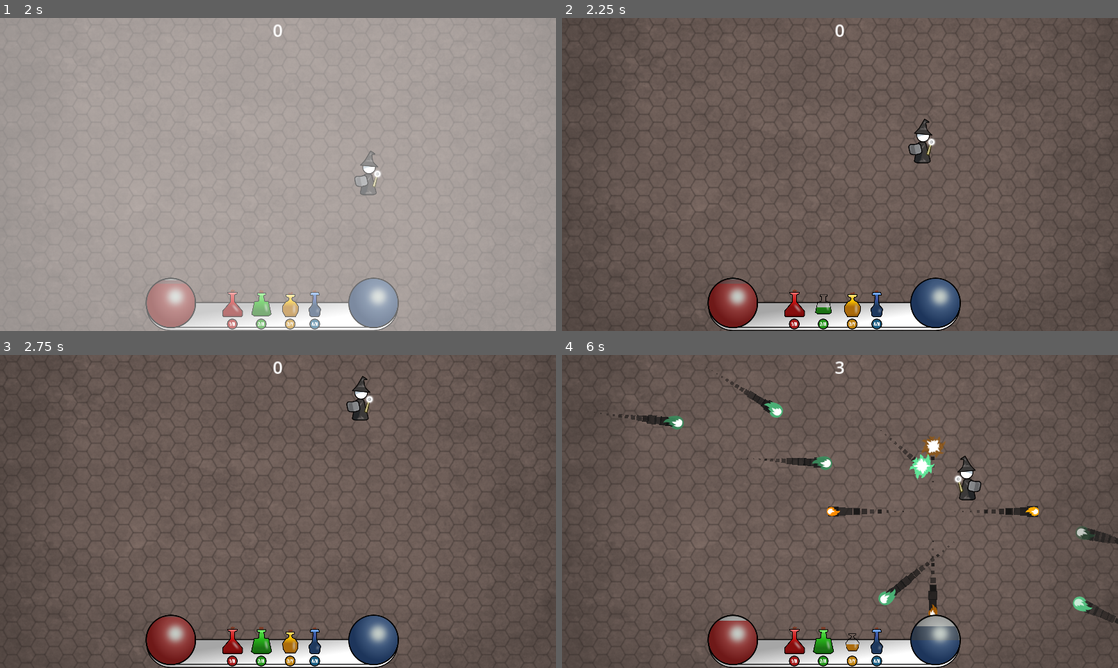
Above: before the commit, frames 1-4 (two rows, left to right).
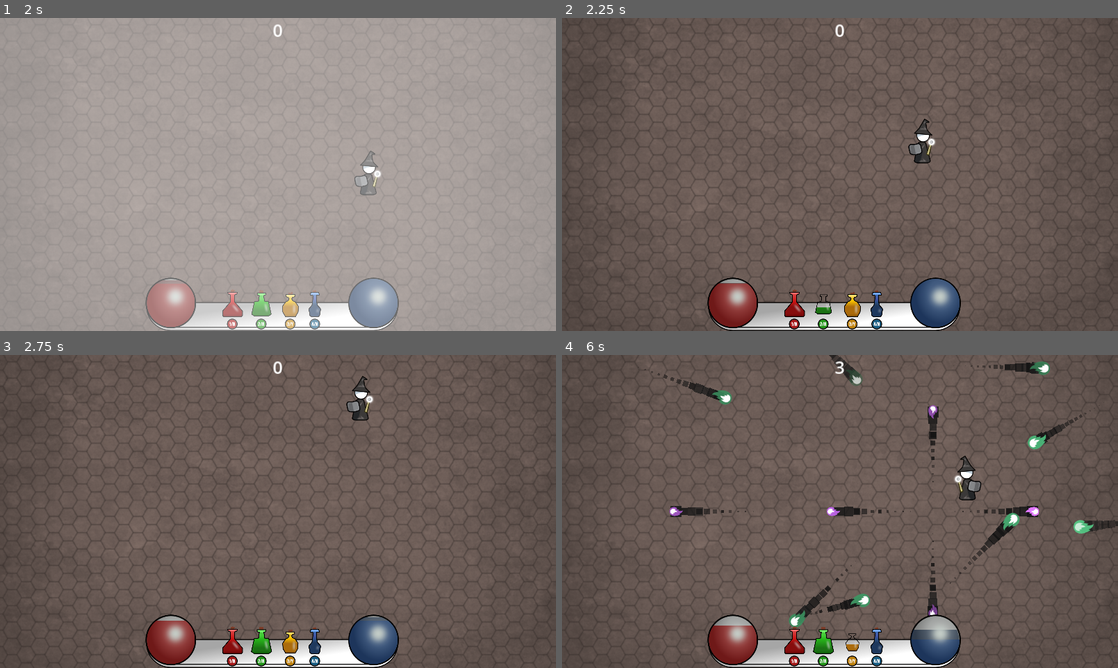
Above: after the commit, the same moments.

Repository: kurilluk/GDSJam23
Game: Godot game, scene res://assets/scenes/Main.tscn
The game is run twice, just before and just after one commit, with the same random seed, the same clock (stepped at 60 frames per second) and the same inputs. Sound files missing from this copy of the repository are replaced by a short silence.
Inputs:
- Up to frame 1 (2 s): click "Start" at 0.5 s; tap Enter at 1.25 s; hold D (Right) from 1.28 s (still down); tap 1 (Potion_1) at 1.35 s; tap 2 (Potion_2) at 1.55 s
- Up to frame 2 (2.25 s): release D (Right) at 2.03 s; hold S (Down) from 2.03 s (still down); tap 2 (Potion_2) at 2.1 s
- Up to frame 3 (2.75 s): keep holding S (Down); tap 3 (Potion_3) at 2.3 s
- Up to frame 4 (6 s): release S (Down) at 2.78 s; hold D (Right) 2.78-3.53 s; tap 3 (Potion_3) at 2.85, 5.3, 5.85 s; tap 4 (Potion_4) at 3.05, 3.6 s; hold W (Up) 3.53-4.28 s; tap 1 (Potion_1) at 3.8, 4.35 s; hold A (Left) 4.28-5.78 s; tap 2 (Potion_2) at 4.55, 5.1 s; hold S (Down) from 5.78 s (still down)

Frame 1 is identical in both runs. In frame 2, less than 0.1% of the frame differs, in the area x 28-33%, y 83-85%; in frame 3, less than 0.1%; in frame 4, 4.8%, in the area x 6-100%, y 0-92%.

Commit message:
randomized potion effects & player fireball colors change with layer

Diff:
--- a/examples/dodge_the_creeps/assets/scenes/Main.tscn
+++ b/examples/dodge_the_creeps/assets/scenes/Main.tscn
@@ -62,6 +62,7 @@
 [node name="Layer" parent="Layers" instance=ExtResource("7_23b4r")]
 background_color = Color(1, 1, 1, 1)
 enemy_main_color = Color(0.305882, 0.568627, 0.796078, 1)
+player_fireball_color = Color(0.811765, 0.482353, 0.0392157, 1)
 potion_effects_modification = {
 "Potion_1": 0,
 "Potion_2": 1,
@@ -72,6 +73,7 @@
 [node name="Layer_swap_x" parent="Layers" instance=ExtResource("7_23b4r")]
 background_color = Color(0.529412, 0.658824, 0.607843, 1)
 enemy_main_color = Color(0.741176, 0, 0.870588, 1)
+player_fireball_color = Color(0.415686, 0.686275, 0.309804, 1)
 input_modification = {
 "Down": Vector2(0, 1),
 "Left": Vector2(1, 0),
@@ -79,15 +81,16 @@
 "Up": Vector2(0, -1)
 }
 potion_effects_modification = {
-"Potion_1": 2,
-"Potion_2": 3,
-"Potion_3": 1,
-"Potion_4": 0
+"Potion_1": 0,
+"Potion_2": 1,
+"Potion_3": 3,
+"Potion_4": 2
 }
 
 [node name="Layer_swap_xy" parent="Layers" instance=ExtResource("7_23b4r")]
 background_color = Color(0.701961, 0.6, 0.560784, 1)
 enemy_main_color = Color(0.254902, 0.607843, 0.403922, 1)
+player_fireball_color = Color(0.729412, 0.384314, 0.882353, 1)
 input_modification = {
 "Down": Vector2(0, -1),
 "Left": Vector2(1, 0),
@@ -95,15 +98,16 @@
 "Up": Vector2(0, 1)
 }
 potion_effects_modification = {
-"Potion_1": 3,
-"Potion_2": 0,
-"Potion_3": 2,
-"Potion_4": 1
+"Potion_1": 0,
+"Potion_2": 1,
+"Potion_3": 3,
+"Potion_4": 2
 }
 
 [node name="Layer_swap_y" parent="Layers" instance=ExtResource("7_23b4r")]
 background_color = Color(0.682353, 0.568627, 0.788235, 1)
 enemy_main_color = Color(0.596078, 0.639216, 0.294118, 1)
+player_fireball_color = Color(0.380392, 0.505882, 0.894118, 1)
 input_modification = {
 "Down": Vector2(0, -1),
 "Left": Vector2(-1, 0),
@@ -111,10 +115,10 @@
 "Up": Vector2(0, 1)
 }
 potion_effects_modification = {
-"Potion_1": 1,
-"Potion_2": 3,
-"Potion_3": 2,
-"Potion_4": 0
+"Potion_1": 0,
+"Potion_2": 1,
+"Potion_3": 3,
+"Potion_4": 2
 }
 
 [node name="Timers" type="Node2D" parent="."]
@@ -127,9 +131,6 @@
 [node name="StartTimer" type="Timer" parent="Timers"]
 wait_time = 2.0
 one_shot = true
-
-[node name="LayerSwitchTimer" type="Timer" parent="Timers"]
-wait_time = 10.0
 
 [node name="CastMagickTimer" type="Timer" parent="Timers"]
 
@@ -144,7 +145,6 @@
 [connection signal="timeout" from="Timers/MobTimer" to="." method="_on_MobTimer_timeout"]
 [connection signal="timeout" from="Timers/ScoreTimer" to="." method="_on_ScoreTimer_timeout"]
 [connection signal="timeout" from="Timers/StartTimer" to="." method="_on_StartTimer_timeout"]
-[connection signal="timeout" from="Timers/LayerSwitchTimer" to="." method="_on_layer_switch_timer_timeout"]
 [connection signal="timeout" from="Timers/CastMagickTimer" to="Player" method="_on_cast_magick_timer_timeout"]
 
 [editable path="Player"]
--- a/examples/dodge_the_creeps/assets/scripts/HUD.gd
+++ b/examples/dodge_the_creeps/assets/scripts/HUD.gd
@@ -16,6 +16,13 @@
 
 var health_tween: Tween
 var mana_tween: Tween
+
+@export var potion_name_colors = {
+	"Potion_1" : Color.DARK_RED,
+	"Potion_2" : Color.SEA_GREEN,
+	"Potion_3" : Color.YELLOW,
+	"Potion_4" : Color.BLUE
+}
 
 func _ready():
 	hud_bars_hidden()
--- a/examples/dodge_the_creeps/assets/scripts/Layer.gd
+++ b/examples/dodge_the_creeps/assets/scripts/Layer.gd
@@ -4,6 +4,8 @@
 @export var background_color: Color
 @export var enemy_main_color: Color
 @export var enemy_off_color: Color
+@export var player_fireball_color: Color
+@export var player_accent_color: Color
 
 @export var input_modification = {
 	"Left": Vector2.LEFT,
@@ -24,6 +26,15 @@
 	"Potion_4": 3
 }
 
+func shuffle_potion_effects() -> Array:
+	var vals_permutation = potion_effects_modification.values()
+	vals_permutation.shuffle()
+	var i = 0
+	for key in potion_effects_modification.keys():
+		potion_effects_modification[key] = vals_permutation[i]
+		i += 1
+	return potion_effects_modification.values()
+
 func get_input_modification():
 	return input_modification
 
--- a/examples/dodge_the_creeps/assets/scripts/Main.gd
+++ b/examples/dodge_the_creeps/assets/scripts/Main.gd
@@ -11,15 +11,16 @@
 var player_projectiles: Array[Fireball]
 var level = 0
 var pitch = 1
+var projectile_multiplier = 1.5
 
 func _ready() -> void:
+	randomize_potion_effects()
 	pass
 
 func game_over():
 	$Timers/ScoreTimer.stop()
 	$Timers/MobTimer.stop()
 	$Timers/CastMagickTimer.stop()
-	$Timers/LayerSwitchTimer.stop()
 	$HUD.show_game_over()
 	$HUD.hide_hud_bars()
 	$Music.stop()
@@ -41,6 +42,21 @@
 	pitch = 1
 	set_new_layer(layers[0])
 
+func randomize_potion_effects():
+	#reshuffle all layers' potion modificators apart from the starting "normal" layer
+	for i in range(1, layers.size()):
+		var layer = layers[i]
+		var permutation = layer.shuffle_potion_effects()
+		#check for any duplicate modificators on previous all layers and reshuffle
+		while not potion_permutation_unique(i, permutation):
+			permutation = layer.shuffle_potion_effects()
+
+func potion_permutation_unique(i, permutation) -> bool:
+	for j in range(0, i):
+		if permutation == layers[j].potion_effects_modification.values():
+			return false
+	return true
+
 func append_projectile(projectile):
 	player_projectiles.append(projectile)
 
@@ -54,14 +70,20 @@
 	$Music.pitch_scale = pitch
 	$Music.play()
 	pitch += 0.25
+	projectile_multiplier += 0.25
 	if pitch >= 3.0:
 		pitch = 3.0
 
 	background.modulate = layer.background_color
 	$Player.set_player_inputs(layer.get_input_modification())
 	$Player.set_potion_effects(layer.get_potion_modifications())
+	$Player.set_fireball_color(layer.player_fireball_color)
 
 	set_enemy_colors(layer.enemy_main_color)
+
+func set_player_fireball_colors(color):
+	for fireball in player_projectiles:
+		fireball.set_color(color)
 
 func set_enemy_colors(color):
 	var remove_last = []
@@ -76,9 +98,10 @@
 		enemy_projectiles.remove_at(index)
 
 func _on_MobTimer_timeout():
+	var enmy_projectiles_to_spawn = randi_range(int(pitch), int(projectile_multiplier))
 	for i in range(0 , int(pitch)):
 	# Create a new instance of the Mob scene.
-		var e_proj = enemy_proj_scene.instantiate()
+		var enm_projectile = enemy_proj_scene.instantiate()
 
 	# Choose a random location on Path2D.
 		var e_projectile_spawn_location = get_node(^"MobPath/MobSpawnLocation")
@@ -86,24 +109,20 @@
 
 	# Set the mob's direction perpendicular to the path direction.
 		var direction = e_projectile_spawn_location.position.angle_to_point($Player.position)
-		#e_projectile_spawn_location.rotation
+		enm_projectile.position = e_projectile_spawn_location.position
 
-	# Set the mob's position to a random location.
-		e_proj.position = e_projectile_spawn_location.position
-
-	# Choose the velocity for the mob.
 		var velocity = Vector2(randf_range(550.0, 800.0), 0.0)
 
-	# Add some randomness to the direction.
+		# Add some randomness to the direction.
 		direction += randf_range(-PI / 16.0, PI / 16.0)
-		e_proj.linear_velocity = velocity.rotated(direction)
+		enm_projectile.linear_velocity = velocity.rotated(direction)
 
-		e_proj.set_new_rotation(Vector2.UP.angle_to(e_proj.linear_velocity.normalized()))
+		enm_projectile.set_new_rotation(Vector2.UP.angle_to(enm_projectile.linear_velocity.normalized()))
 
-		e_proj.set_color(current_layer.enemy_main_color)
-		enemy_projectiles.append(e_proj)
-	# Spawn the mob by adding it to the Main scene.
-		add_child(e_proj)
+		enm_projectile.set_color(current_layer.enemy_main_color)
+		enemy_projectiles.append(enm_projectile)
+
+		add_child(enm_projectile)
 
 func _on_ScoreTimer_timeout():
 	score += 1
@@ -113,11 +132,6 @@
 	$Timers/MobTimer.start()
 	$Timers/ScoreTimer.start()
 	$Timers/CastMagickTimer.start()
-	$Timers/LayerSwitchTimer.start()
-
-func _on_layer_switch_timer_timeout():
-#	$HUD.fade_layer_switch(Callable(self, "set_new_layer_callback"))
-	pass
 
 func set_new_layer_callback():
 	var new_layer = get_rand_layer()
--- a/examples/dodge_the_creeps/assets/scripts/Player.gd
+++ b/examples/dodge_the_creeps/assets/scripts/Player.gd
@@ -18,6 +18,7 @@
 var screen_size # Size of the game window.
 
 var velocity
+var player_fireball_color: Color
 var projectile_append: Callable
 var projectile_erase: Callable
 signal on_death
@@ -52,6 +53,9 @@
 		return
 	handle_movement(delta)
 	handle_potion_inputs()
+
+func set_fireball_color(new_color):
+	self.player_fireball_color = new_color
 
 func handle_movement(delta):
 	velocity = Vector2.ZERO # The player's movement vector.
@@ -111,7 +115,7 @@
 		fireball.set_rot(rot)
 		fireball.set_pos(position + (dir * 10))
 		fireball.set_dir(dir)
-		fireball.set_color(Color.DARK_ORANGE)
+		fireball.set_color(player_fireball_color)
 		fireball.set_speed(FIREBALL_SPEED)
 		fireball.set_ignore_target("Player")
 		fireball.on_death_callback = projectile_erase
